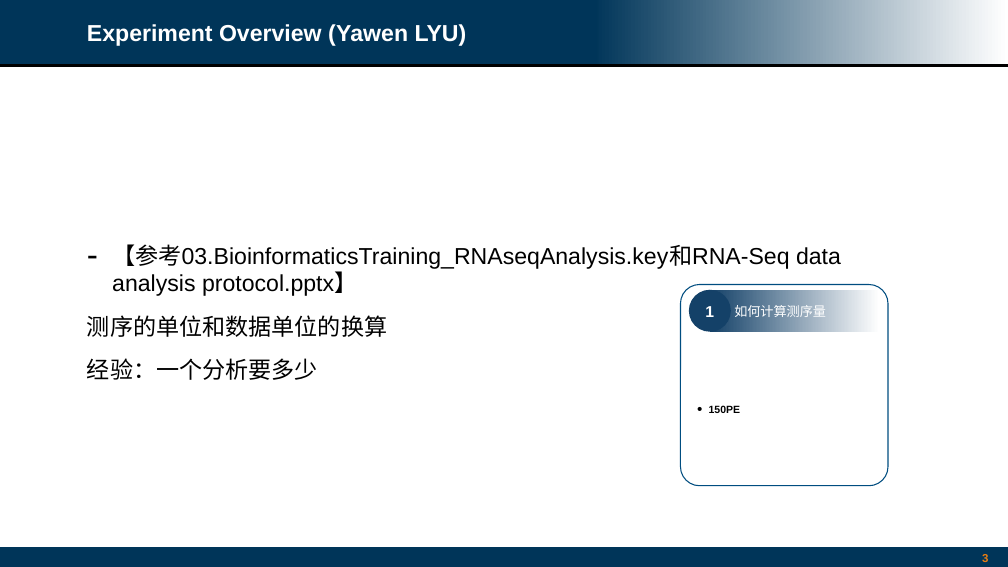
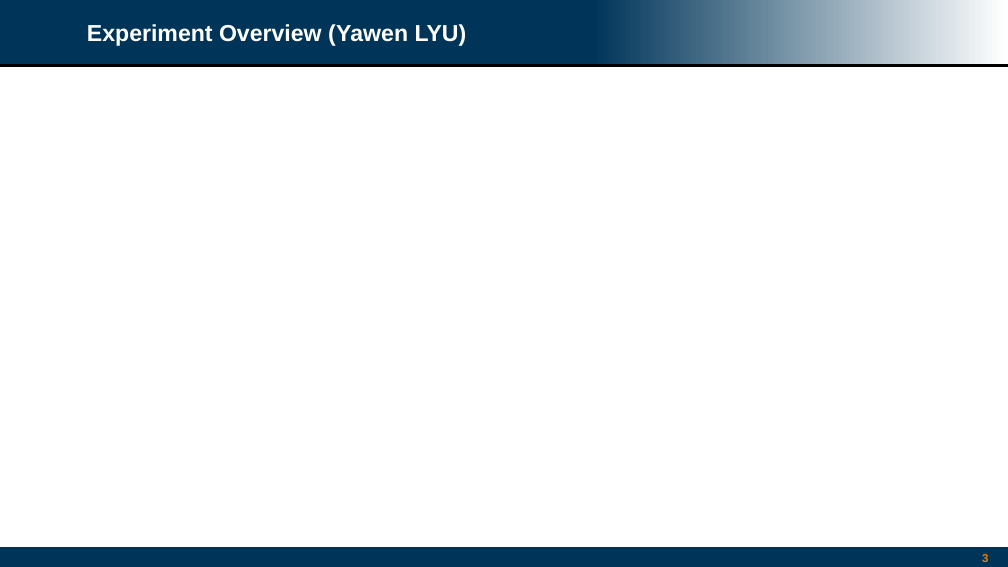
Before and after one commit to ChengchenZhao/CDesk, a slide deck: slide 3 of 1.RNAseq/RNAseqDataAnalysis.pptx. Drawn at 1008x567 pixels with LibreOffice and Linux fonts; fonts in the diff are those of the drawing; background and template pictures are left out. Boxes give left, top, right and bottom in pixels: in the first picture for what was removed or moved away, otherwise in the second. Text is boxed around its words. In the diff, an @@ line names an element or a change of style, - is before the commit and + after.

Commit message:
RNAseq_sum_1

```diff
--- a/1.RNAseq/RNAseqDataAnalysis.pptx
+++ b/1.RNAseq/RNAseqDataAnalysis.pptx
@@ text removed at [87,244,841,380] @@
-– 【参考03.BioinformaticsTraining_RNAseqAnalysis.key和RNA-Seq data analysis protocol.pptx】
-测序的单位和数据单位的换算
-经验：一个分析要多少
@@ group removed at [680,285,888,486]: 2 texts, 1 rounded rectangle, 1 rectangle, 1 ellipse @@
-1
-如何计算测序量
-• 150PE
```
Also in this commit, not shown: 4 other slides changed, 40 other files.
